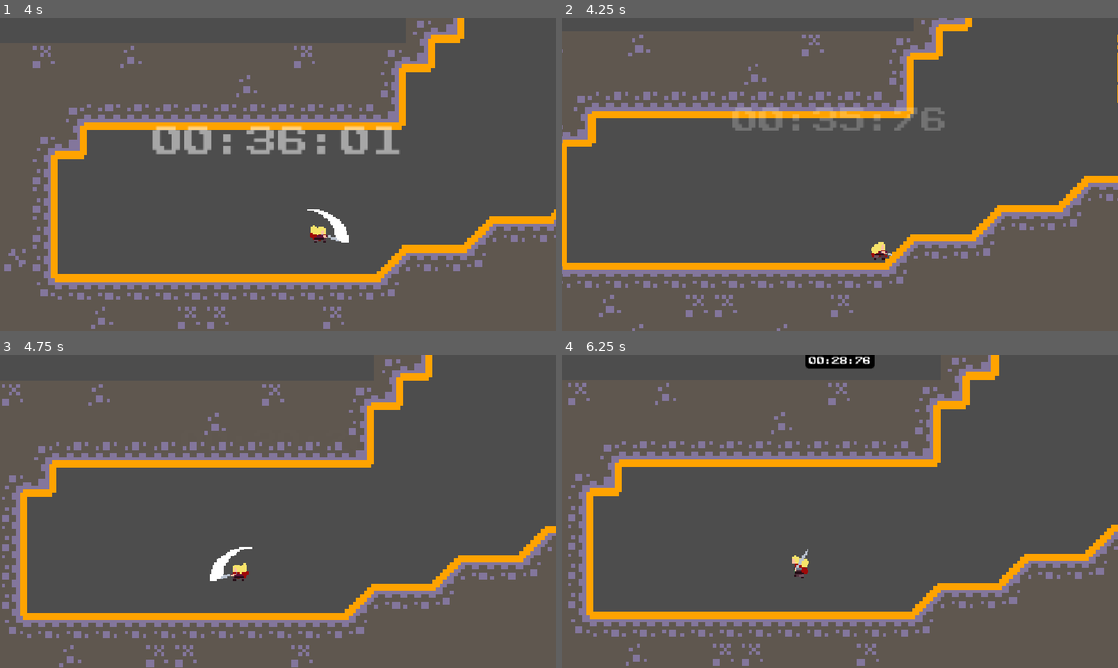
Above: before the commit, frames 1-4 (two rows, left to right).
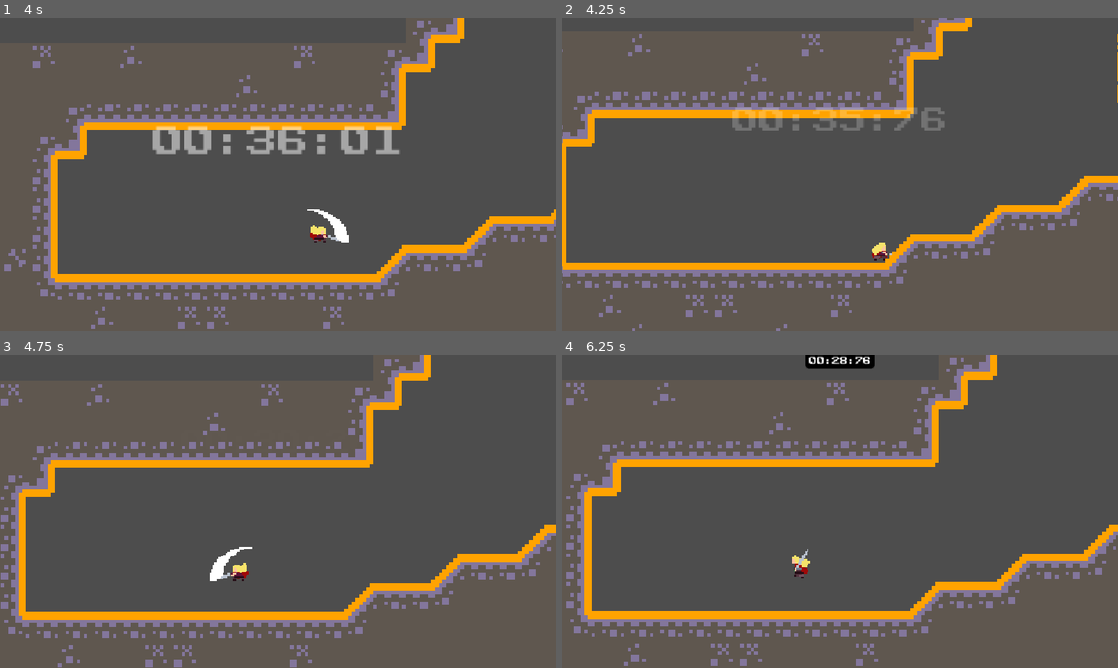
Above: after the commit, the same moments.

Repository: GameJam-NACRE/GMTK-2026
Game: Godot game, scene res://main.tscn
The game is run twice, just before and just after one commit, with the same random seed, the same clock (stepped at 60 frames per second) and the same inputs.
Inputs:
- Up to frame 1 (4 s): tap Enter (attack) at 0.5, 0.6, 1.35, 2.3, 3.05, 3.8 s; hold D (move_right) 0.53-2.03 s; tap W (move_up) at 0.77, 1.52, 3.02, 3.77 s; hold A (move_left) 2.03-2.78 s; hold E (open_door) 2.03-2.78 s; hold D (move_right) from 2.78 s (still down); tap Shift (run) at 2.85 s; tap P at 3.6 s
- Up to frame 2 (4.25 s): keep holding D (move_right)
- Up to frame 3 (4.75 s): release D (move_right) at 4.28 s; hold A (move_left) from 4.28 s (still down); tap O at 4.35 s; tap W (move_up) at 4.52 s; tap Enter (attack) at 4.55 s
- Up to frame 4 (6.25 s): release A (move_left) at 5.03 s; hold D (move_right) 5.03-5.78 s; tap Enter (attack) at 5.1, 5.85 s; hold A (move_left) from 5.78 s (still down); tap W (move_up) at 6.02 s

Frame 1 is identical in both runs. In frame 2, 0.9% of the frame differs, in the area x 0-100%, y 1-100%; in frame 3, 2.3%; in frame 4, 2.9%, in the area x 0-100%, y 0-100%.

Commit message:
changement hitbox

Diff:
--- a/scenes/levels/phase2/level_8.tscn
+++ b/scenes/levels/phase2/level_8.tscn
@@ -20,9 +20,10 @@
 tile_map_data = PackedByteArray("AAAgAAoAAAAAAAAAAAAgAAkAAAAAAAAAAAAgAAgAAAAAAAAAAAAgAAcAAAAAAAAAAAAgAAYAAAAAAAAAAAAfAA …(16208 unchanged characters)…
 
 [node name="Player" parent="." index="1" unique_id=1775035572]
+z_index = 0
 position = Vector2(-8, 416)
 
-[node name="Camera2D" parent="Player" index="2" unique_id=923523403]
+[node name="Camera2D" parent="Player" index="3" unique_id=923523403]
 position_smoothing_enabled = false
 rotation_smoothing_enabled = false
 
--- a/scenes/player/player.tscn
+++ b/scenes/player/player.tscn
@@ -607,7 +607,7 @@
 }]
 
 [sub_resource type="RectangleShape2D" id="RectangleShape2D_0xm2m"]
-size = Vector2(28, 26)
+size = Vector2(26, 26)
 
 [sub_resource type="CapsuleShape2D" id="CapsuleShape2D_hs8x0"]
 radius = 19.0
@@ -623,15 +623,13 @@
 position = Vector2(1, 8)
 scale = Vector2(2, 2)
 sprite_frames = SubResource("SpriteFrames_i3pqv")
-animation = &"attack_1"
+animation = &"idle"
 autoplay = "idle"
-frame = 7
-frame_progress = 1.0
 offset = Vector2(-2, -20)
 metadata/_edit_group_ = true
 
 [node name="CollisionShape2D" type="CollisionShape2D" parent="." unique_id=356746501]
-position = Vector2(1, -5)
+position = Vector2(-1, -5)
 shape = SubResource("RectangleShape2D_0xm2m")
 
 [node name="HitBox" type="Area2D" parent="." unique_id=1166877280]
